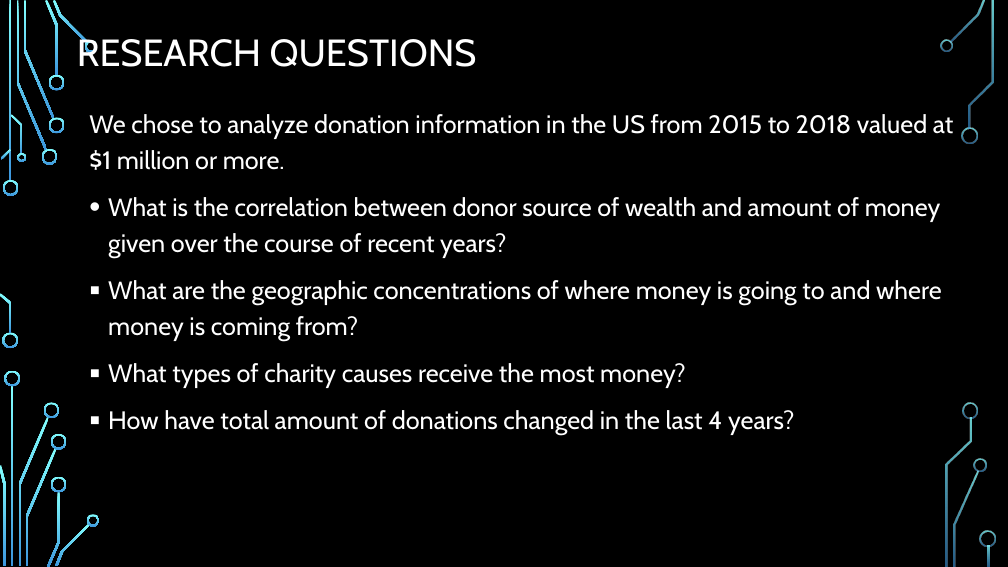
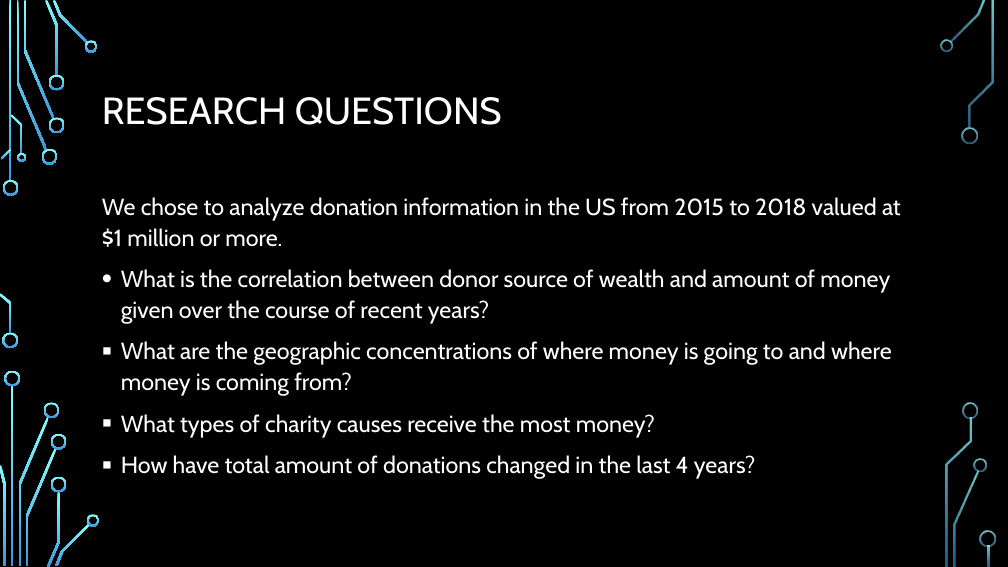
Before and after one commit to kjwunderlich/project-one---sphinx, a slide deck: slide 3 of Team_Sphinx_Presentation_20181011.pptx. Drawn at 1008x567 pixels with LibreOffice and Linux fonts; fonts in the diff are those of the drawing; background and template pictures are left out. Boxes give left, top, right and bottom in pixels: in the first picture for what was removed or moved away, otherwise in the second. Text is boxed around its words. In the diff, an @@ line names an element or a change of style, - is before the commit and + after.

```diff
--- a/Team_Sphinx_Presentation_20181011.pptx
+++ b/Team_Sphinx_Presentation_20181011.pptx
@@ title "RESEARCH QUESTIONS" rewrapped from (77, 34, 477, 67) to (102, 97, 502, 125) @@
@@ text "We chose to analyze donation ...": place and size @@
-text "We chose to analyze donation ..." at (89, 114, 953, 435)
+text "We chose to analyze donation ..." at (102, 197, 901, 479)
@@ text "We chose to analyze donation ..." at (102, 197, 901, 479): size 24 to 22.2 pt; line spacing 1.2 to 1.1 @@
```
Also in this commit, not shown: 12 other slides changed.
